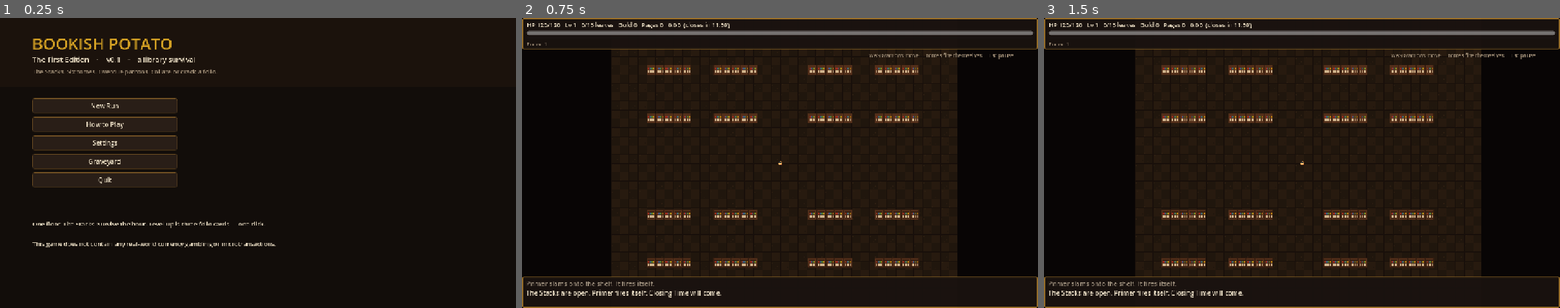
Above: before the commit, frames 1-3 (left to right).
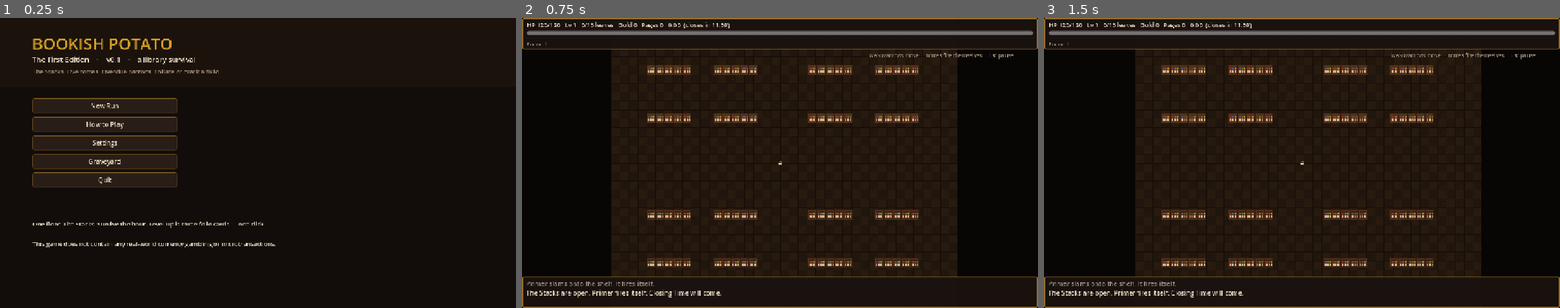
Above: after the commit, the same moments.

Repository: eatexp/bookish-potato
Game: Godot game, scene res://scenes/boot.tscn
Two runs of this game, one before a commit and one after it. Both use one fixed random seed, a clock stepped at 60 frames per second and the inputs below. Sound files missing from this copy of the repository are replaced by a short silence.
Inputs (mouse positions are in pixels of both pictures, inside the frame that each line leads up to):
- Up to frame 1 (0.25 s): no input
- Up to frame 2 (0.75 s): click "New Run" at 0.5 s
- Up to frame 3 (1.5 s): tap Enter (confirm) at 1.25, 1.35 s; move the mouse to (1415, 148) at 1.27 s; hold Right from 1.28 s (still down); click (1415, 148) at 1.42 s

The runs differ from the first frame. In frame 1, 0.2% of the frame differs, in the area x 13-43%, y 17-20%; in frame 2, nothing differs; in frame 3, nothing differs.

Commit message:
Ship five tomes: drop Hymnal and put knockback on Gazette.
v0.1 is Primer, Cookbook, Atlas, Dictionary, Gazette. How to Play and smoke no longer say six tomes.

Co-authored-by: Jamie.Xp <eatexp@users.noreply.github.com>

Diff:
--- a/scripts/autoload/game.gd
+++ b/scripts/autoload/game.gd
@@ -269,7 +269,7 @@
 			return
 	if weapons.size() >= Catalog.MAX_WEAPONS:
 		pages += 2
-		_log("Six tomes already. The folio becomes pages.")
+		_log("Five tomes already. The folio becomes pages.")
 		return
 	var d := Catalog.def_by_pattern(pattern)
 	weapons.append({
@@ -383,14 +383,12 @@
 			_cookbook_burst(lv, dmg, face)
 		"dictionary":
 			_pulse(dmg, 52.0 + 10.0 * lv, 0.9 + 0.15 * lv)
-		"hymnal":
-			_proj(player.pos + face * 18.0, face * 240.0, dmg, 0.48, 34.0, "hymnal", 120.0 + 10.0 * lv, 0.0, 14)
 		"gazette":
 			var n3 := 8 + lv / 2
 			for i in n3:
 				var t := (float(i) / float(maxi(1, n3 - 1))) - 0.5
 				var dir4 := face.rotated(t * 1.4)
-				_proj(player.pos + dir4 * 12.0, dir4 * 360.0, dmg, 0.48, 7.0, "gazette", 0.0, 0.0, 1)
+				_proj(player.pos + dir4 * 12.0, dir4 * 360.0, dmg, 0.48, 8.0, "gazette", 48.0 + 8.0 * lv, 0.0, 1)
 		_:
 			_proj(player.pos + face * 16.0, face * 400.0, dmg, 0.7, 6.0, "primer", 0.0, 0.0, 0)
 
--- a/scripts/core/catalog.gd
+++ b/scripts/core/catalog.gd
@@ -1,12 +1,12 @@
 class_name Catalog
 extends RefCounted
 
-## v0.1: six tomes, four passives, two curses. Curses never sit on the 3-pick.
+## v0.1: five tomes, four passives, two curses. Hymnal is not standalone. Curses never sit on the 3-pick.
 
 const PITY_CURSES := 2
 const STAGE_SECS := 720.0
 const SURGE_AT := 600.0
-const MAX_WEAPONS := 6
+const MAX_WEAPONS := 5
 const MAX_PASSIVES := 4
 const HORDE_CAP := 300
 const HORDE_SOFT := 200
@@ -61,19 +61,10 @@
 			"sprite": 10,
 		},
 		{
-			"pattern": "hymnal",
-			"name": "Hymnal",
-			"effect": "wave",
-			"desc": "A wide knockback wave.",
-			"atk": 9,
-			"cd": 1.25,
-			"sprite": 11,
-		},
-		{
 			"pattern": "gazette",
 			"name": "Gazette",
 			"effect": "spread",
-			"desc": "A hail of clippings in a spread.",
+			"desc": "A hail of clippings that shove.",
 			"atk": 8,
 			"cd": 1.15,
 			"sprite": 11,
@@ -243,7 +234,7 @@
 
 
 static func later_tome_patterns() -> Array:
-	return ["cookbook", "atlas", "dictionary", "hymnal", "gazette", "primer"]
+	return ["cookbook", "atlas", "dictionary", "gazette", "primer"]
 
 
 static func random_edition(rng: RandomNumberGenerator, rare: bool, allow_passive: bool, first_offer: bool) -> Dictionary:
--- a/scripts/ui/game_root.gd
+++ b/scripts/ui/game_root.gd
@@ -332,8 +332,6 @@
 			return Color(0.22, 0.28, 0.48)
 		"gazette":
 			return Color(0.45, 0.34, 0.12)
-		"hymnal":
-			return Color(0.42, 0.32, 0.52)
 		"primer":
 			return Color(0.62, 0.52, 0.32)
 		_:
--- a/scripts/ui/how_to_play.gd
+++ b/scripts/ui/how_to_play.gd
@@ -5,13 +5,12 @@
 
 You are a potato sprite with a library card. Move with WASD. Primer fires itself — small glyphs and paper darts the way you face. XP from overdue patrons fills the bar. Three identified folio cards. One click. The floor pauses.
 
-Six tomes (max in a run)
+Five tomes (max in a run)
 • Primer — start. Glyphs / paper darts in the facing direction.
 • Cookbook — close fire cones and a recipe nova.
-• Dictionary — a slow pulse. Define.
 • Atlas — pages orbit the potato.
-• Hymnal — a wide knockback wave.
-• Gazette — a hail of clippings in a spread.
+• Dictionary — a slow pulse. Define. Never the first offer.
+• Gazette — a hail of clippings that shove.
 
 The first folio draw is Cookbook or Atlas. Dictionary and passives wait. Errata and Misfile never sit on that row.
 
--- a/scripts/ui/main_menu.gd
+++ b/scripts/ui/main_menu.gd
@@ -37,7 +37,7 @@
 	sub.size = Vector2(1000, 28)
 	add_child(sub)
 
-	var tag := UiKit.lbl("The Stacks. Six tomes. Overdue patrons. Collate or crack a folio.", 15, UiKit.DIM)
+	var tag := UiKit.lbl("The Stacks. Five tomes. Overdue patrons. Collate or crack a folio.", 15, UiKit.DIM)
 	tag.position = Vector2(80, 122)
 	tag.size = Vector2(1100, 28)
 	add_child(tag)
--- a/scripts/view/arena_view.gd
+++ b/scripts/view/arena_view.gd
@@ -152,15 +152,10 @@
 				col = Color(0.78, 0.72, 0.55, 0.9)
 			"cookbook":
 				col = Color(0.92, 0.55, 0.22, 0.9)
-			"hymnal":
-				col = Color(0.72, 0.62, 0.88, 0.45)
 		var r: float = float(pr.radius)
 		if bool(pr.get("pulse", false)):
 			draw_arc(pr.pos, r, 0, TAU, 28, Color(0.45, 0.55, 0.82, 0.55), 2.5)
 			draw_arc(pr.pos, r * 0.7, 0.2, TAU * 0.85, 16, Color(0.55, 0.5, 0.35, 0.35), 1.5)
-		elif str(pr.kind) == "hymnal":
-			draw_arc(pr.pos, r, 0, TAU, 18, Color(0.72, 0.62, 0.88, 0.55), 4.0)
-			draw_rect(Rect2(pr.pos.x - r, pr.pos.y - r * 0.35, r * 2.0, r * 0.7), col)
 		else:
 			if str(pr.kind) == "primer":
 				var vel: Vector2 = pr.vel
--- a/tools/smoke_test.gd
+++ b/tools/smoke_test.gd
@@ -17,23 +17,23 @@
 		push_error("SMOKE FAILED (%d)" % failures)
 		quit(1)
 	else:
-		print("SMOKE OK six tomes, 12 identities, curses off the 3-pick")
+		print("SMOKE OK five tomes, curses off the 3-pick")
 		quit(0)
 
 
 func _catalog() -> int:
-	if Catalog.MAX_WEAPONS != 6:
-		push_error("max tomes should be 6")
+	if Catalog.MAX_WEAPONS != 5:
+		push_error("max tomes should be 5")
 		return 1
 	if Catalog.HORDE_CAP != 300:
 		push_error("horde cap should be 300")
 		return 1
-	if Catalog.identity_count() != 12:
-		push_error("identity count %d should be 12" % Catalog.identity_count())
+	if Catalog.identity_count() != 11:
+		push_error("identity count %d should be 5 tomes + 4 passives + 2 curses" % Catalog.identity_count())
 		return 1
 	var tp: Array = Catalog.tome_patterns()
-	if tp.size() != 6 or not tp.has("hymnal") or not tp.has("gazette") or not tp.has("primer"):
-		push_error("six tomes: primer cookbook dictionary atlas hymnal gazette")
+	if tp.size() != 5 or tp.has("hymnal") or not tp.has("gazette") or not tp.has("primer"):
+		push_error("five tomes: primer cookbook atlas dictionary gazette")
 		return 1
 	if str(Catalog.starter_tome().get("pattern", "")) != "primer":
 		push_error("starter must be Primer")
@@ -174,8 +174,12 @@
 	if tag_at < 0 or ar_at < 0 or tag_at > ar_at:
 		push_error("README must lead Steam tags with Bullet Heaven")
 		return 1
-	if readme.to_lower().find("hymnal") < 0:
-		push_error("README missing Hymnal")
+	if readme.to_lower().find("hymnal") >= 0:
+		push_error("README still treats Hymnal as a tome")
+		return 1
+	var how := FileAccess.get_file_as_string("res://scripts/ui/how_to_play.gd")
+	if how.to_lower().find("six tomes") >= 0 or how.to_lower().find("hymnal") >= 0:
+		push_error("How to Play still says six tomes or Hymnal")
 		return 1
 	for zoo in ["magic wand", "garlic", "knife", "bible"]:
 		if readme.to_lower().find(zoo) >= 0:
Not shown, changed: README.md
